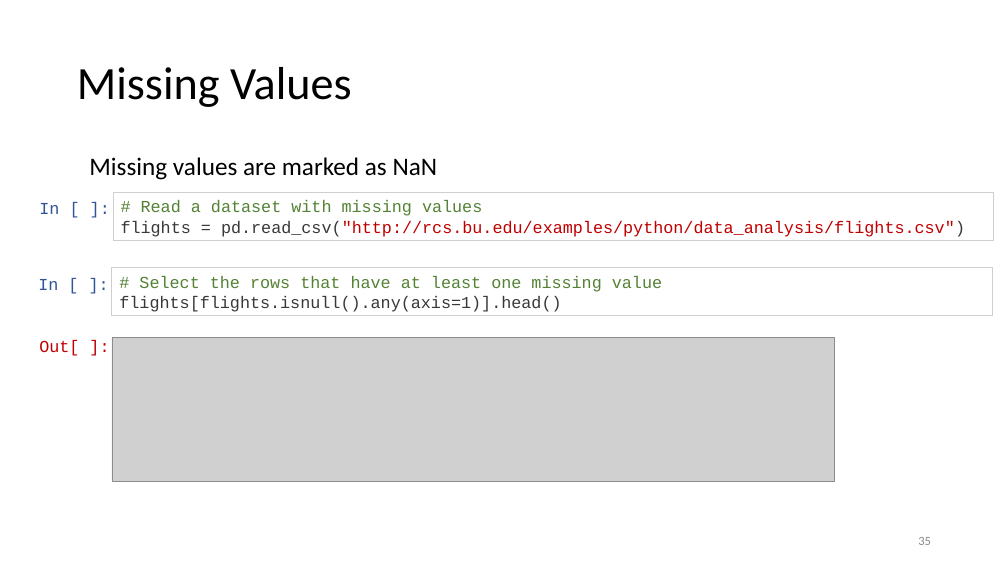
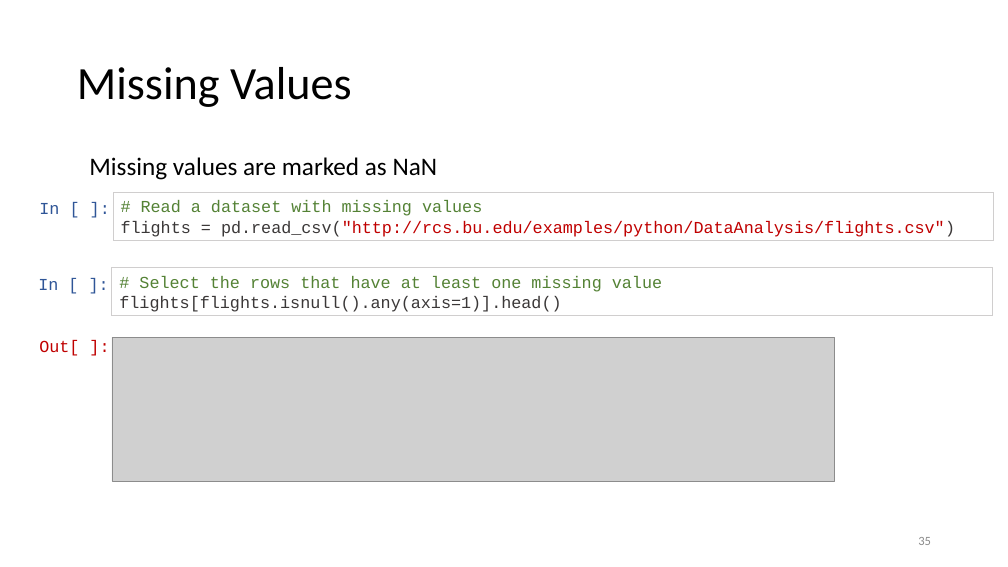
Before and after one commit to ohamed/ML-Training, a slide deck: slide 35 of pptx/05 Python-for-DSML.pptx. Drawn at 1008x567 pixels with LibreOffice and Linux fonts; fonts in the diff are those of the drawing; grey boxes stand for pictures. Boxes give left, top, right and bottom in pixels: in the first picture for what was removed or moved away, otherwise in the second. Text is boxed around its words. In the diff, an @@ line names an element or a change of style, - is before the commit and + after.

```diff
--- a/pptx/05 Python-for-DSML.pptx
+++ b/pptx/05 Python-for-DSML.pptx
@@ text in rectangle at [121, 221, 955, 237]: text changed @@
-flights = pd.read_csv("http://rcs.bu.edu/examples/python/data_analysis/flights.csv")
+flights = pd.read_csv("http://rcs.bu.edu/examples/python/DataAnalysis/flights.csv")
```
Also in this commit, not shown: 1 other slide changed, 1 slide added, 1 other file.
